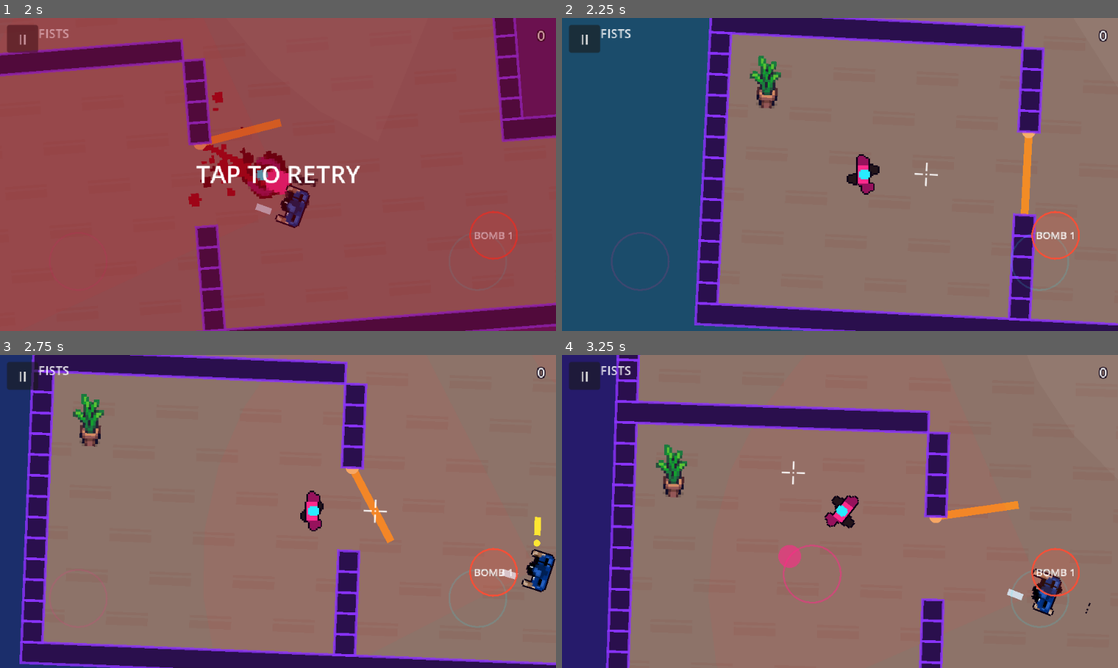
Above: before the commit, frames 1-4 (two rows, left to right).
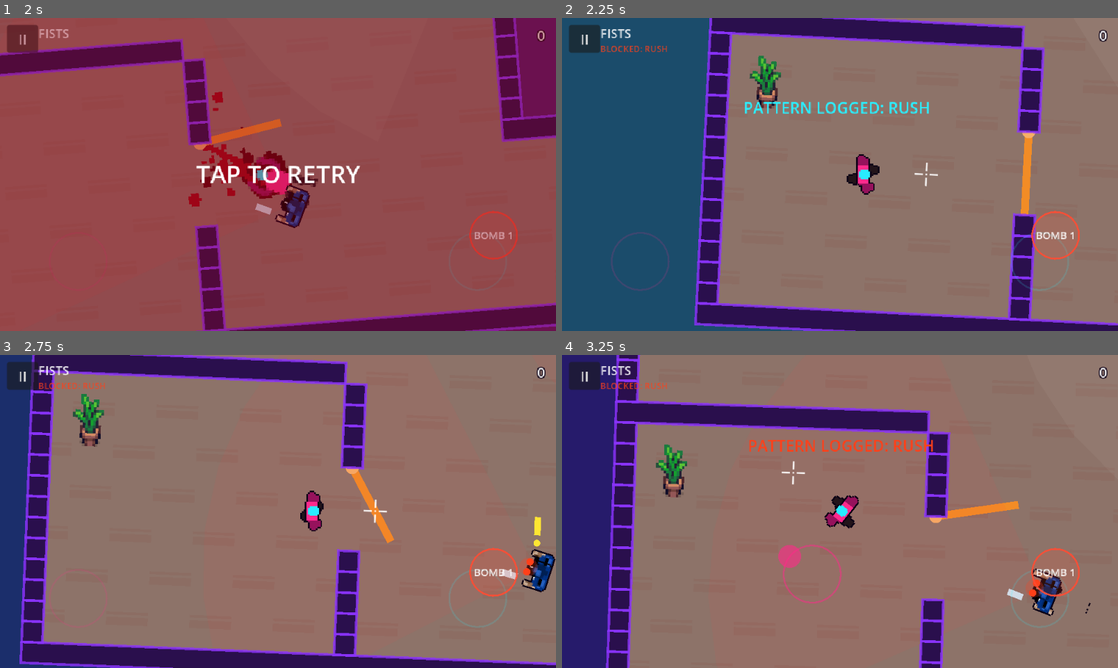
Above: after the commit, the same moments.

Repository: Evildodo3301/cyberhouse
Game: Godot game, scene res://scenes/levels/level_01.tscn
Two runs of this game, one before a commit and one after it. Both use one fixed random seed, a clock stepped at 60 frames per second and the inputs below.
Inputs (mouse positions are in pixels of both pictures, inside the frame that each line leads up to):
- Up to frame 1 (2 s): tap Enter at 0.5 s; move the mouse to (400, 158) at 0.52 s; hold D (move_right) 0.53-1.25 s; tap Space (attack) at 0.6 s; click (400, 158) at 0.67 s; drag from (166, 190) to (294, 152) at 1.27 s
- Up to frame 2 (2.25 s): tap Enter at 2 s; move the mouse to (895, 105) at 2.02 s; hold D (move_right) from 2.03 s (still down); tap Left (aim_left) at 2.1 s
- Up to frame 3 (2.75 s): keep holding D (move_right); tap Space (attack) at 2.3 s
- Up to frame 4 (3.25 s): release D (move_right) at 2.75 s; drag from (812, 574) to (673, 464) at 2.77 s

Frame 1 is identical in both runs. In frame 2, 0.8% of the frame differs, in the area x 7-66%, y 8-31%; in frame 3, 0.3%; in frame 4, 0.8%, in the area x 7-87%, y 8-78%.

Commit message:
Fix: dying after running into an enemy now teaches the room RUSH; bump to 0.5.5
Two causes: the bump stopped you dead, so the death report read 0 px/s
(it now reads your top speed over the last 0.5 s), and a grunt's swing could
miss when you stood right on top of it, so it took a second swing much later.
A target within 8 px is now always in the swing. Smoke test 22b reproduces it
(fails without the fix).

Co-Authored-By: Claude Opus 5.5 (1M context) <noreply@anthropic.com>
Claude-Session: https://claude.ai/code/session_01NRYTnNTQ9YXp86yos9nk5w

Diff:
--- a/scripts/enemies/grunt.gd
+++ b/scripts/enemies/grunt.gd
@@ -420,6 +420,8 @@
 	var to_player := player.global_position - global_position
 	if to_player.length() > settings.attack_range + 6.0:
 		return false
+	if to_player.length() < 8.0:
+		return true   # you're right on top of it: no angle can miss you
 	return absf(rad_to_deg(_attack_direction.angle_to(to_player))) <= settings.attack_arc_degrees * 0.5
 
 
--- a/scripts/player/player.gd
+++ b/scripts/player/player.gd
@@ -73,6 +73,12 @@
 var _last_attack: String = ""
 var _last_attack_ms: int = -1
 var _speed_before_death: float = 0.0
+## Your top speed over the last half second. Running into an enemy stops you
+## dead before its hit lands, so the death report reads this instead of the
+## speed at the very moment you died (else rushing deaths weren't spotted).
+var _recent_speed: float = 0.0
+var _recent_speed_age: float = 0.0
+const RECENT_SPEED_WINDOW := 0.5
 
 # The attack goes through three steps: READY -> WINDUP -> RECOVERY -> READY.
 enum AttackState { READY, WINDUP, RECOVERY }
@@ -169,6 +175,10 @@
 	else:
 		var decel := settings.move_speed / maxf(settings.stop_time, 0.001)
 		velocity = velocity.move_toward(Vector2.ZERO, decel * delta)
+	_recent_speed_age += delta
+	if velocity.length() >= _recent_speed or _recent_speed_age > RECENT_SPEED_WINDOW:
+		_recent_speed = velocity.length()
+		_recent_speed_age = 0.0
 	move_and_slide()   # moves the body and stops it at walls
 
 
@@ -508,7 +518,7 @@
 	if not _alive:
 		return
 	_alive = false
-	_speed_before_death = velocity.length()
+	_speed_before_death = maxf(velocity.length(), _recent_speed)
 	velocity = Vector2.ZERO
 	_report_death(attacker, weapon)
 	var gore := get_tree().get_first_node_in_group("gore")
--- a/tests/m1_smoke_test.gd
+++ b/tests/m1_smoke_test.gd
@@ -445,6 +445,33 @@
 	guard = main.get_node("GruntGuard")
 	check(guard.tell_color.a > 0.0 and guard.counters(&"RUSH"), "adapted grunts have glowing eyes")
 
+	# 22b. Running into it without swinging still counts as a rush (the bump
+	# stops you dead just before its hit, which used to hide the rush).
+	tracker.clear_room(room)
+	await reload_room(true)
+	main = current_scene
+	player = main.get_node("Player")
+	main.get_node("GruntPatrol").free()
+	guard = main.get_node("GruntGuard")
+	player.global_position = guard.global_position + Vector2(-100, 0)
+	player.velocity = Vector2(96, 0)
+	for i in 150:   # keep steering straight at it, as a thumb would
+		var dir: Vector2 = player.global_position.direction_to(guard.global_position).rotated(-player.view_rotation)
+		Input.action_release("move_left")
+		Input.action_release("move_up")
+		Input.action_release("move_down")
+		Input.action_press("move_right", maxf(dir.x, 0.0))
+		Input.action_press("move_down" if dir.y > 0.0 else "move_up", absf(dir.y))
+		await wait_frames(1)
+		if not player.is_alive():
+			break
+	for a in ["move_left", "move_right", "move_up", "move_down"]:
+		Input.action_release(a)
+	check(not player.is_alive() and tracker.get_active_counters().has(&"RUSH"), "dying after running into it blocks RUSH")
+	await reload_room(true)
+	main = current_scene
+	guard = main.get_node("GruntGuard")
+
 	# 23. RUSH counter: run at it and it feints (one quick step back), then strikes.
 	player = main.get_node("Player")
 	main.get_node("GruntPatrol").free()
Not shown, changed: export_presets.cfg
